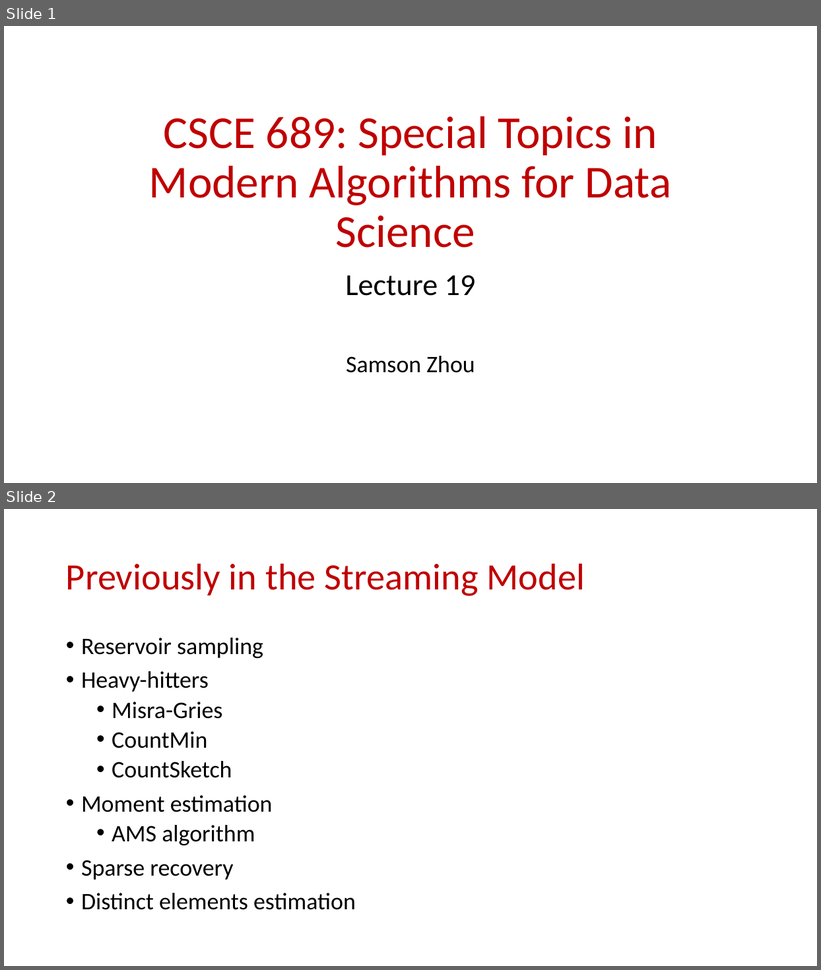
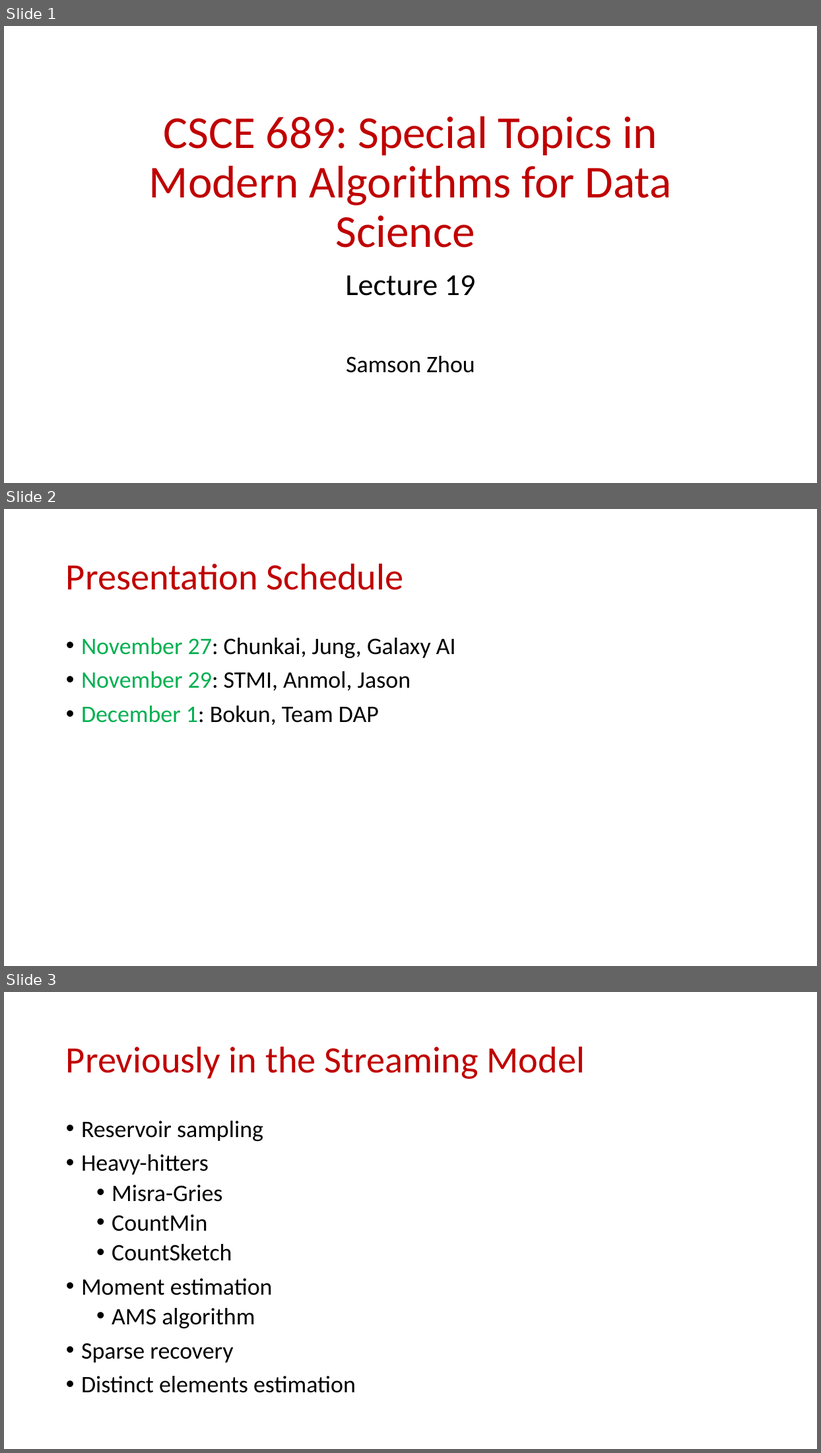
Before and after one commit to samsonzhou/samsonzhou.github.io, a slide deck: CSCE689-23/L19.pptx. Shown one above the other, each under a label of ours: slides 1 and 2 before the commit, slides 1, 2 and 3 after it. The pictures are 821x970 and 821x1453 pixels, drawn with LibreOffice and Linux fonts; fonts in the diff are those of the drawing. Boxes give left, top, right and bottom in pixels: in the first picture for what was removed or moved away, otherwise in the second. Text is boxed around its words. In the diff, an @@ line names an element or a change of style, - is before the commit and + after.

```diff
--- a/CSCE689-23/L19.pptx
+++ b/CSCE689-23/L19.pptx
@@ slide 2 added at (4,509,817,966), background #FFFFFF @@
@@ title added at (66,563,404,590), 44 pt, text #C00000 @@
+Presentation Schedule
@@ text added at (81,638,456,725), 28 pt, text #000000 @@
+• November 27: Chunkai, Jung, Galaxy AI
+• November 29: STMI, Anmol, Jason
+• December 1: Bokun, Team DAP
@@ what was slide 2 is now slide 3 @@
```
Also in this commit, not shown: 1 slide changed, 2 other slides added, 2 other files.
